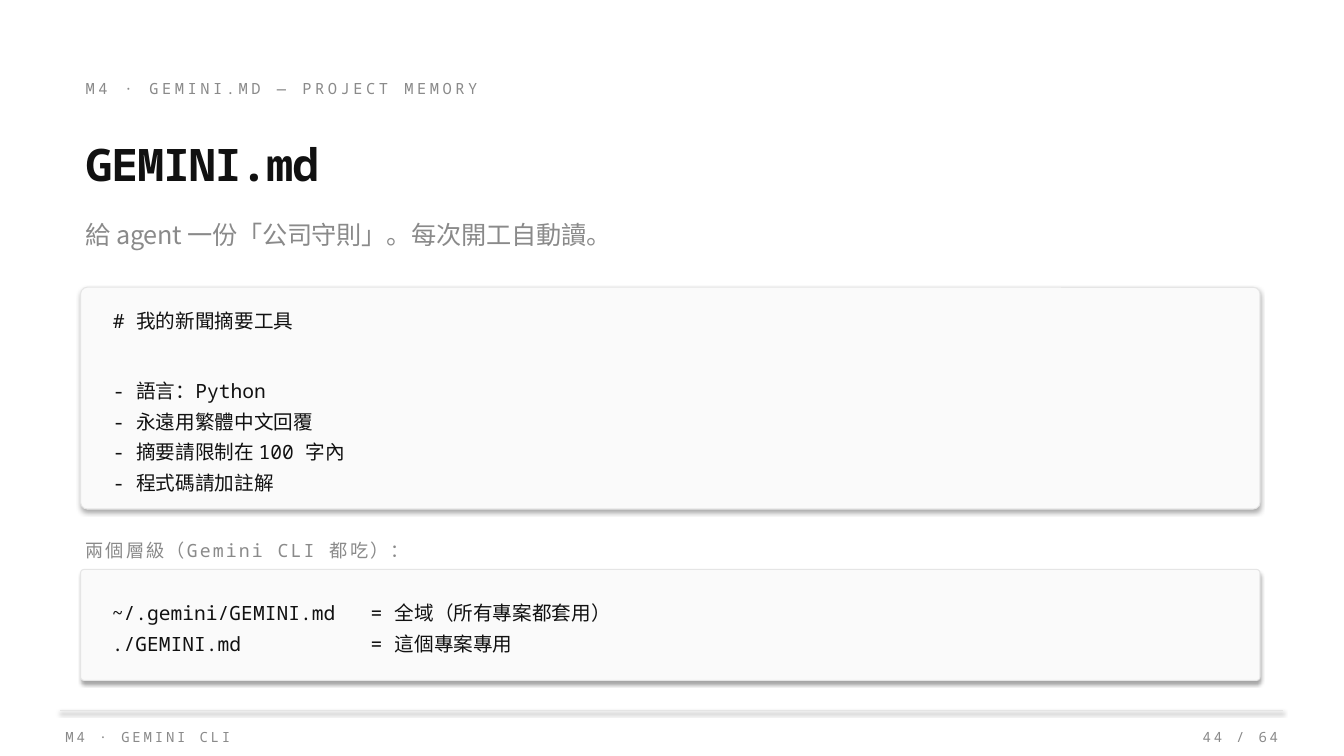
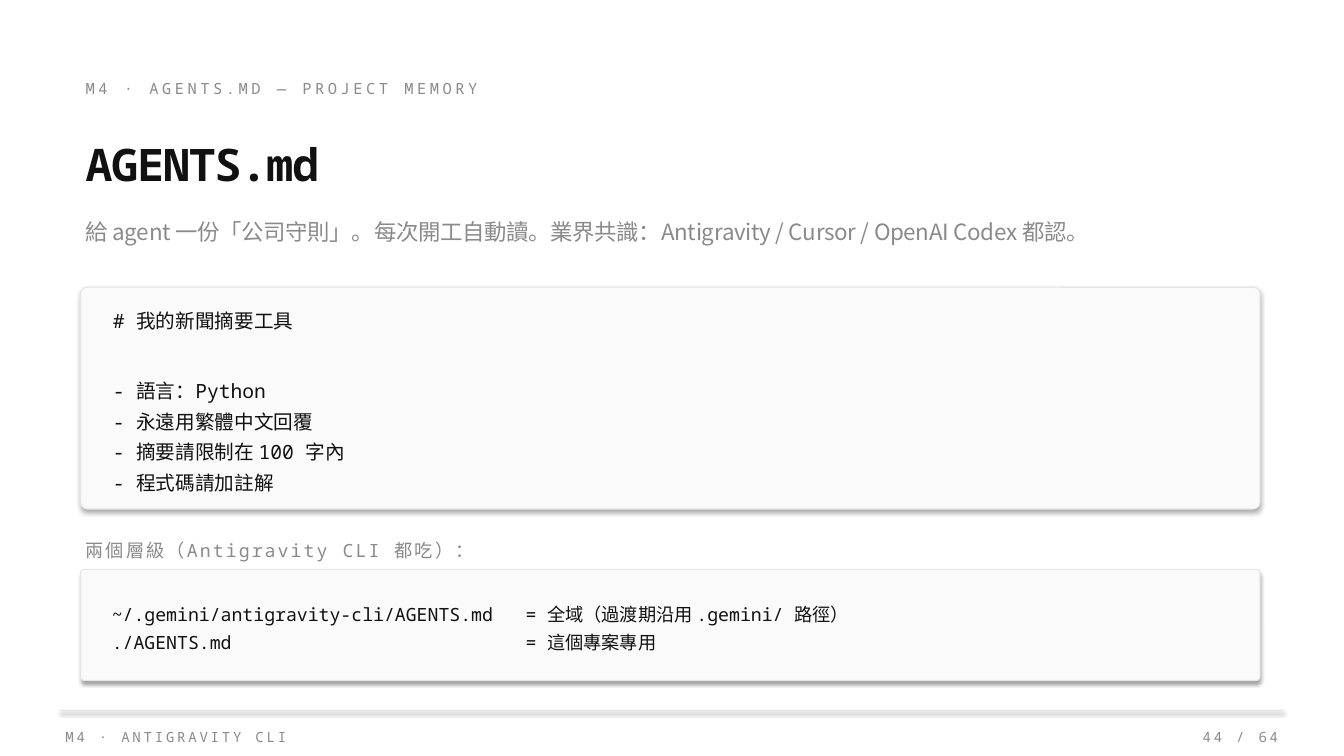
Before and after one commit to Zenobia000/SDD-agent-coding-beginner, a slide deck: slide 44 of class_plan/vibe_coding_workshop.pptx. Drawn at 1344x756 pixels with LibreOffice and Linux fonts; fonts in the diff are those of the drawing. Boxes give left, top, right and bottom in pixels: in the first picture for what was removed or moved away, otherwise in the second. Text is boxed around its words. In the diff, an @@ line names an element or a change of style, - is before the commit and + after.

```diff
--- a/class_plan/vibe_coding_workshop.pptx
+++ b/class_plan/vibe_coding_workshop.pptx
@@ text at [86, 83, 477, 94]: text changed @@
-M4 · GEMINI.MD — PROJECT MEMORY
+M4 · AGENTS.MD — PROJECT MEMORY
@@ text at [86, 147, 319, 182]: text changed @@
-GEMINI.md
+AGENTS.md
@@ text at [86, 221, 1088, 245]: text changed; size 18 to 16 pt @@
-給 agent 一份「公司守則」。每次開工自動讀。
+給 agent 一份「公司守則」。每次開工自動讀。業界共識：Antigravity / Cursor / OpenAI Codex 都認。
@@ text at [86, 541, 474, 562]: text changed @@
-兩個層級（Gemini CLI 都吃）：
+兩個層級（Antigravity CLI 都吃）：
@@ text in rounded rectangle at [112, 605, 849, 651]: text changed; size 14 to 13 pt @@
-~/.gemini/GEMINI.md = 全域（所有專案都套用）
-./GEMINI.md = 這個專案專用
+~/.gemini/antigravity-cli/AGENTS.md = 全域（過渡期沿用 .gemini/ 路徑）
+./AGENTS.md = 這個專案專用
@@ text at [65, 732, 286, 742]: text changed @@
-M4 · GEMINI CLI
+M4 · ANTIGRAVITY CLI
```
Also in this commit, not shown: 21 other slides changed, 46 other files.
